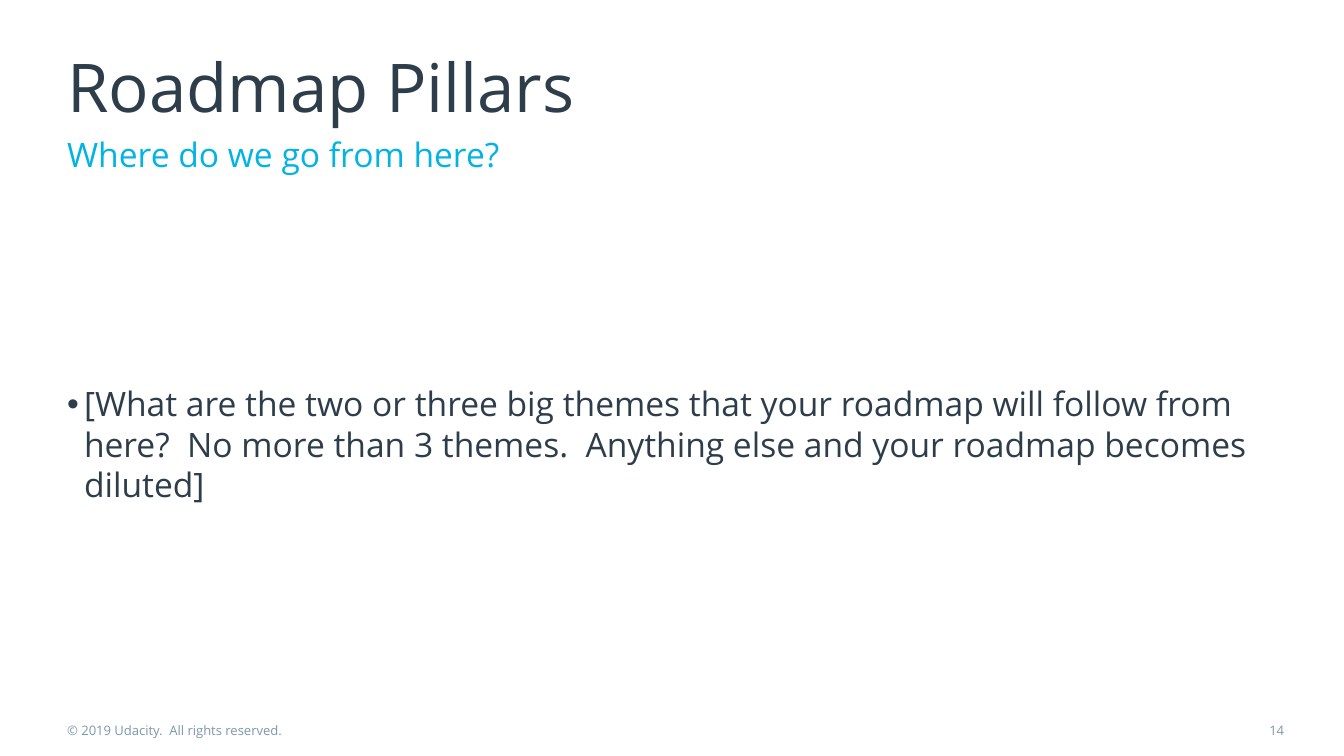
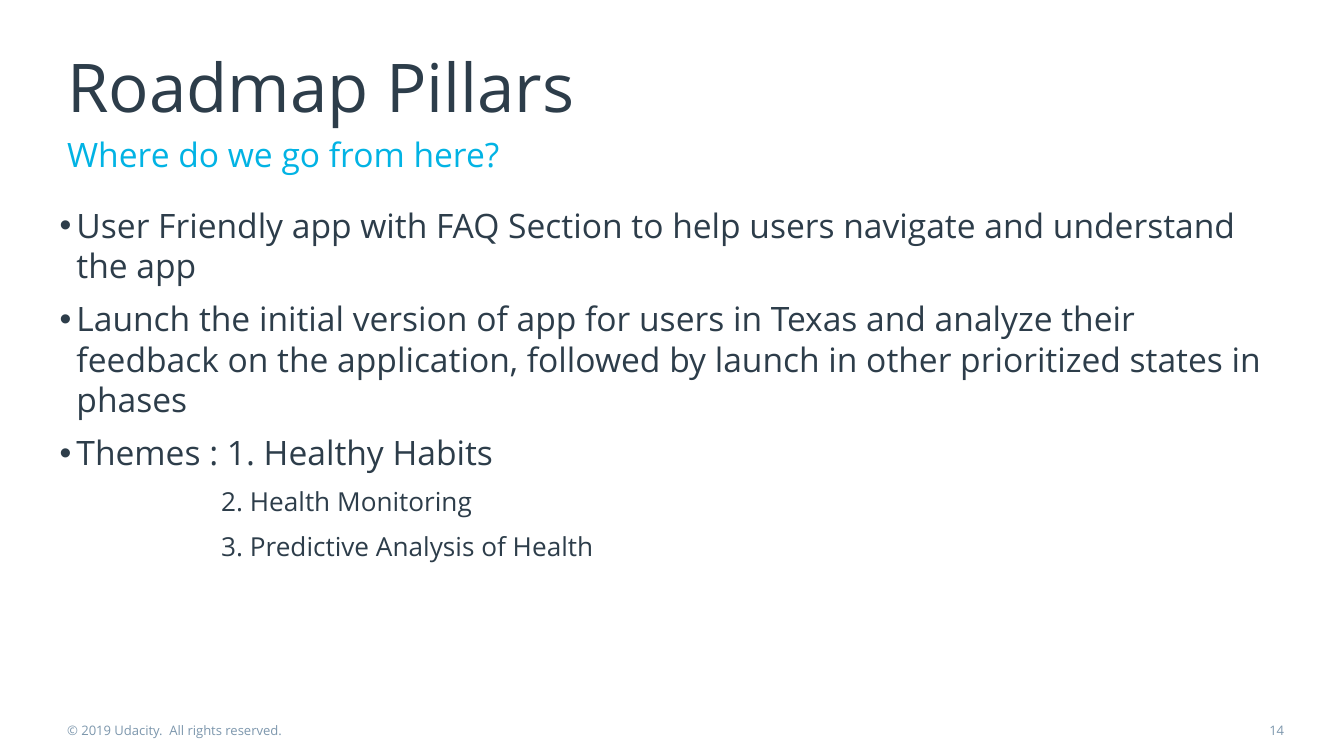
Before and after one commit to Sargam5360/Product_Manager_Nanodegree, a slide deck: slide 14 of product-pitch-template.pptx. Drawn at 1344x756 pixels with LibreOffice and Linux fonts; fonts in the diff are those of the drawing. Boxes give left, top, right and bottom in pixels: in the first picture for what was removed or moved away, otherwise in the second. Text is boxed around its words. In the diff, an @@ line names an element or a change of style, - is before the commit and + after.

```diff
--- a/product-pitch-template.pptx
+++ b/product-pitch-template.pptx
@@ text at bbox=[76, 212, 1261, 563]: text changed @@
-• [What are the two or three big themes that your roadmap will follow from here? No more than 3 themes. Anything else and your roadmap becomes diluted]
+• User Friendly app with FAQ Section to help users navigate and understand the app
+• Launch the initial version of app for users in Texas and analyze their feedback on the application, followed by launch in other prioritized states in phases
+• Themes : 1. Healthy Habits
+    2. Health Monitoring
+    3. Predictive Analysis of Health
```
Also in this commit, not shown: 12 other slides changed, 1 slide added.
